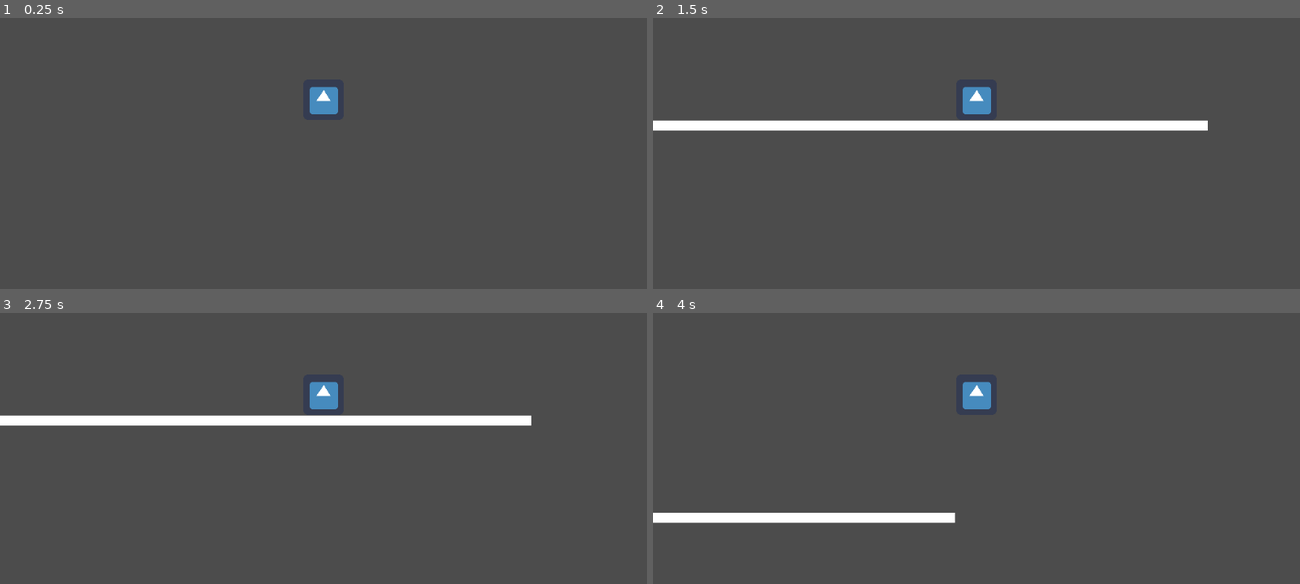
Above: before the commit, frames 1-4 (two rows, left to right).
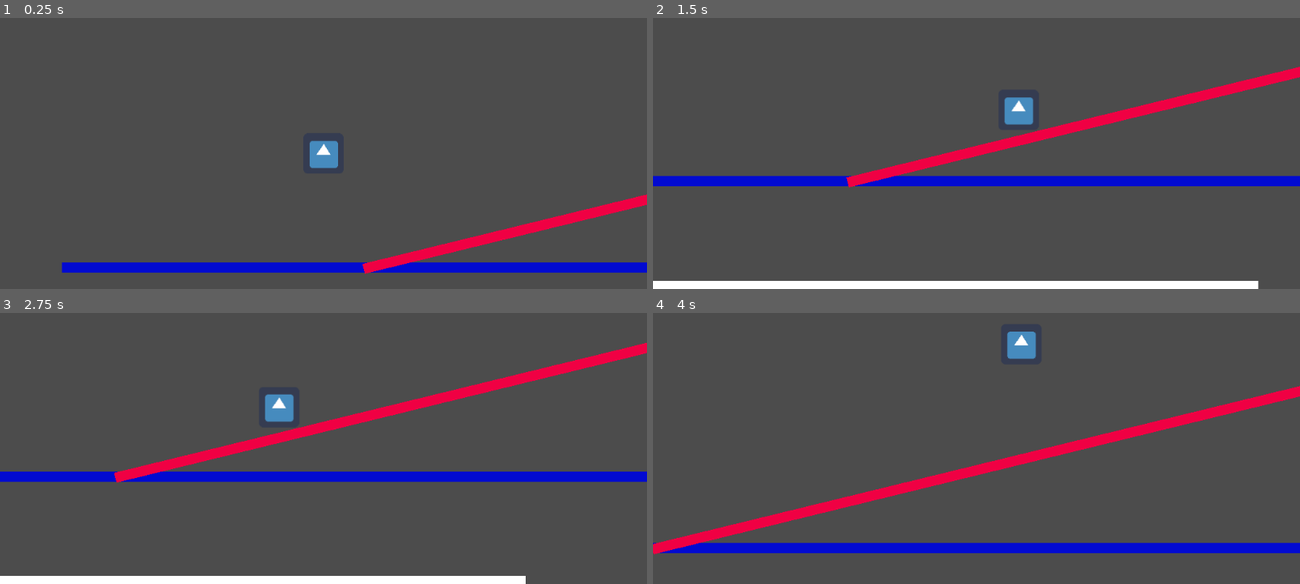
Above: after the commit, the same moments.

Repository: jonchun/gd-ecs
Game: Godot game, scene res://src/Scenes/Game.tscn
The game is run twice, just before and just after one commit, with the same random seed, the same clock (stepped at 60 frames per second) and the same inputs. The engine's default icon, where the game draws it, is replaced by a stand-in: a white triangle on a blue panel in a dark square.
Inputs:
- Up to frame 1 (0.25 s): no input
- Up to frame 2 (1.5 s): hold D (move_right) from 0.53 s (still down); tap Space (jump) at 0.77 s
- Up to frame 3 (2.75 s): tap Space (jump) at 1.52 s; release D (move_right) at 2.03 s; hold A (move_left) from 2.03 s (still down)
- Up to frame 4 (4 s): release A (move_left) at 2.78 s; hold D (move_right) from 2.78 s (still down); tap Space (jump) at 3.02, 3.77 s

The runs differ from the first frame. In frame 1, 6.0% of the frame differs, in the area x 9-100%, y 25-95%; in frame 2, 13%, in the area x 0-100%, y 17-100%; in frame 3, 13%; in frame 4, 10%.

Commit message:
added some more static bodies and smoothing to camera so it's more obvious that the character is moving

Diff:
--- a/gd-ecs-project/project.godot
+++ b/gd-ecs-project/project.godot
@@ -93,16 +93,6 @@
 "class": "SystemManager",
 "language": "GDScript",
 "path": "res://src/gd-ecs/SystemManager.gd"
-}, {
-"base": "Reference",
-"class": "WAT",
-"language": "GDScript",
-"path": "res://addons/WAT/namespace.gd"
-}, {
-"base": "",
-"class": "WATTest",
-"language": "GDScript",
-"path": "res://addons/WAT/core/test/test.gd"
 } ]
 _global_script_class_icons={
 "C_Camera2D": "",
@@ -121,9 +111,7 @@
 "S_KinematicMotion2D": "",
 "S_PlayerInput": "",
 "System": "",
-"SystemManager": "",
-"WAT": "",
-"WATTest": ""
+"SystemManager": ""
 }
 
 [WAT]
@@ -151,7 +139,7 @@
 
 [editor_plugins]
 
-enabled=PoolStringArray( "WAT" )
+enabled=PoolStringArray(  )
 
 [input]
 
--- a/gd-ecs-project/src/Entities/Player.tscn
+++ b/gd-ecs-project/src/Entities/Player.tscn
@@ -42,4 +42,5 @@
 
 [node name="C_Camera2D" type="Camera2D" parent="."]
 current = true
+smoothing_enabled = true
 script = ExtResource( 9 )
--- a/gd-ecs-project/src/Scenes/Game.tscn
+++ b/gd-ecs-project/src/Scenes/Game.tscn
@@ -27,6 +27,39 @@
 "_edit_use_anchors_": false
 }
 
+[node name="StaticBody2D2" type="StaticBody2D" parent="."]
+position = Vector2( 1008.09, 413.724 )
+
+[node name="CollisionShape2D" type="CollisionShape2D" parent="StaticBody2D2"]
+shape = SubResource( 1 )
+
+[node name="ColorRect" type="ColorRect" parent="StaticBody2D2"]
+margin_left = -951.0
+margin_top = -5.0
+margin_right = 953.0
+margin_bottom = 11.0
+color = Color( 0.0117647, 0.0431373, 0.823529, 1 )
+__meta__ = {
+"_edit_use_anchors_": false
+}
+
+[node name="StaticBody2D3" type="StaticBody2D" parent="."]
+position = Vector2( 1457.65, 189.883 )
+rotation = -0.239787
+
+[node name="CollisionShape2D" type="CollisionShape2D" parent="StaticBody2D3"]
+shape = SubResource( 1 )
+
+[node name="ColorRect" type="ColorRect" parent="StaticBody2D3"]
+margin_left = -951.0
+margin_top = -5.0
+margin_right = 953.0
+margin_bottom = 11.0
+color = Color( 0.945098, 0, 0.266667, 1 )
+__meta__ = {
+"_edit_use_anchors_": false
+}
+
 [node name="Player" parent="." instance=ExtResource( 1 )]
 position = Vector2( 470.998, 102.645 )
 
